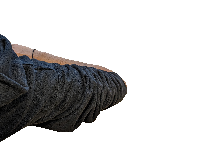
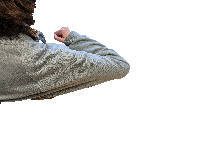
The second (200, 150) image is a revision of the first. Changes to its layers:
added layer "Vi" above "Madhav" over <box>0,0,130,104</box>
hid "Madhav" over <box>0,34,127,142</box>
